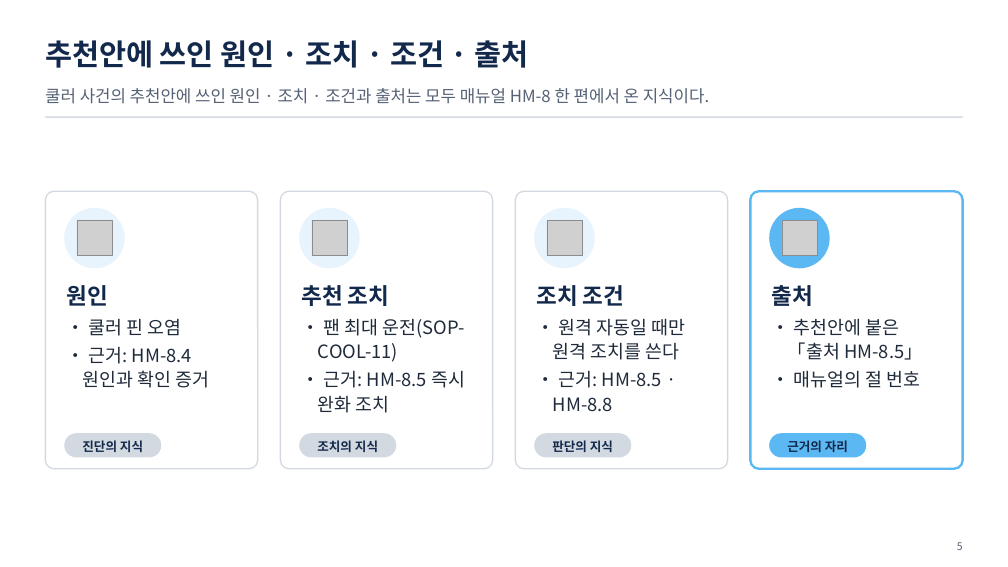
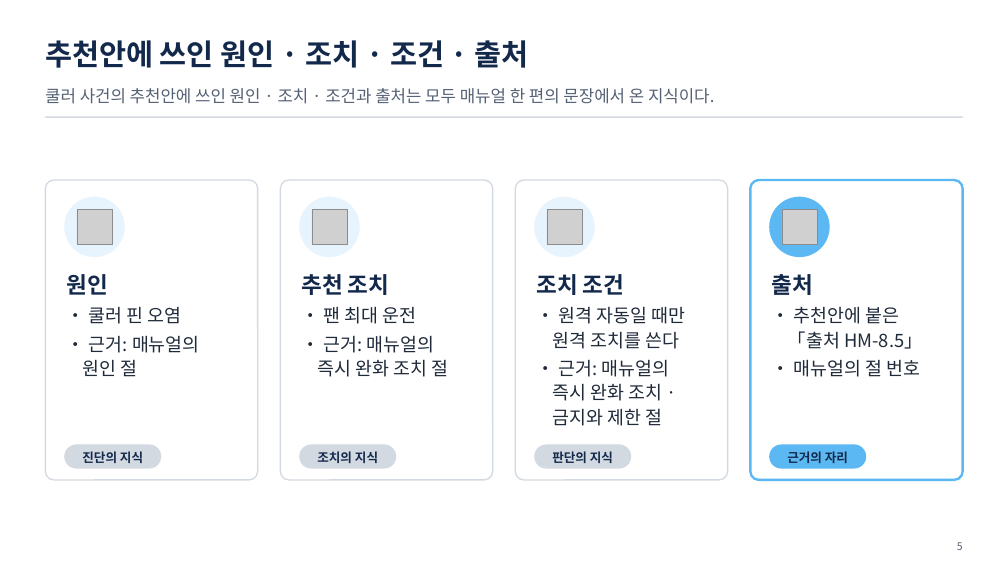
Before and after one commit to uengine-oss/hyd-iot-edu, a slide deck: slide 5 of 산출물/통합반/이론/04회차/통합반_04일차.pptx. Drawn at 1008x567 pixels with LibreOffice and Linux fonts; fonts in the diff are those of the drawing; grey boxes stand for pictures. Boxes give left, top, right and bottom in pixels: in the first picture for what was removed or moved away, otherwise in the second. Text is boxed around its words. In the diff, an @@ line names an element or a change of style, - is before the commit and + after.

```diff
--- a/산출물/통합반/이론/04회차/통합반_04일차.pptx
+++ b/산출물/통합반/이론/04회차/통합반_04일차.pptx
@@ text at box(45, 88, 715, 104): text changed @@
-쿨러 사건의 추천안에 쓰인 원인 · 조치 · 조건과 출처는 모두 매뉴얼 HM-8 한 편에서 온 지식이다.
+쿨러 사건의 추천안에 쓰인 원인 · 조치 · 조건과 출처는 모두 매뉴얼 한 편의 문장에서 온 지식이다.
@@ rounded rectangle: place and size @@
-rounded rectangle at box(45, 191, 258, 469)
+rounded rectangle at box(45, 180, 258, 480)
@@ rounded rectangle: place and size @@
-rounded rectangle at box(281, 191, 493, 469)
+rounded rectangle at box(281, 180, 493, 480)
@@ rounded rectangle: place and size @@
-rounded rectangle at box(516, 191, 728, 469)
+rounded rectangle at box(516, 180, 728, 480)
@@ rounded rectangle: place and size @@
-rounded rectangle at box(750, 191, 963, 469)
+rounded rectangle at box(750, 180, 963, 480)
@@ 4 pictures, 4 ellipses: place and size @@
-4 pictures, 4 ellipses at box(64, 208, 830, 268)
+4 pictures, 4 ellipses at box(64, 197, 830, 257)
@@ text "원인": place and size @@
-text "원인" at box(66, 285, 210, 388)
+text "원인" at box(66, 274, 200, 377)
@@ text "추천 조치": place and size @@
-text "추천 조치" at box(301, 285, 465, 413)
+text "추천 조치" at box(301, 274, 449, 377)
@@ text "조치 조건": place and size @@
-text "조치 조건" at box(536, 285, 686, 411)
+text "조치 조건" at box(536, 274, 686, 426)
@@ text "출처": place and size @@
-text "출처" at box(771, 285, 923, 388)
+text "출처" at box(771, 274, 923, 377)
@@ text at box(318, 306, 449, 377): text changed @@
-• 팬 최대 운전(SOP-COOL-11)
-• 근거: HM-8.5 즉시 완화 조치
+• 팬 최대 운전
+• 근거: 매뉴얼의 즉시 완화 조치 절
@@ text at box(83, 335, 200, 377): text changed @@
-• 근거: HM-8.4 원인과 확인 증거
+• 근거: 매뉴얼의 원인 절
@@ text at box(553, 359, 670, 426): text changed @@
-• 근거: HM-8.5 · HM-8.8
+• 근거: 매뉴얼의 즉시 완화 조치 · 금지와 제한 절
@@ 4 texts, 4 rounded rectangles: place and size @@
-4 texts, 4 rounded rectangles at box(64, 433, 866, 457)
+4 texts, 4 rounded rectangles at box(64, 445, 866, 469)
```
Also in this commit, not shown: 24 other slides changed, 5 other files.
